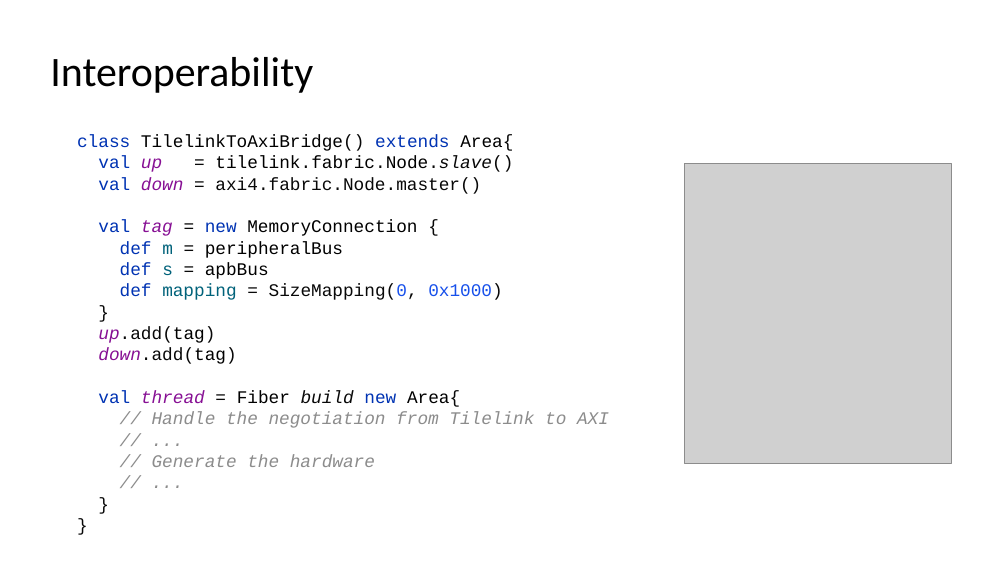
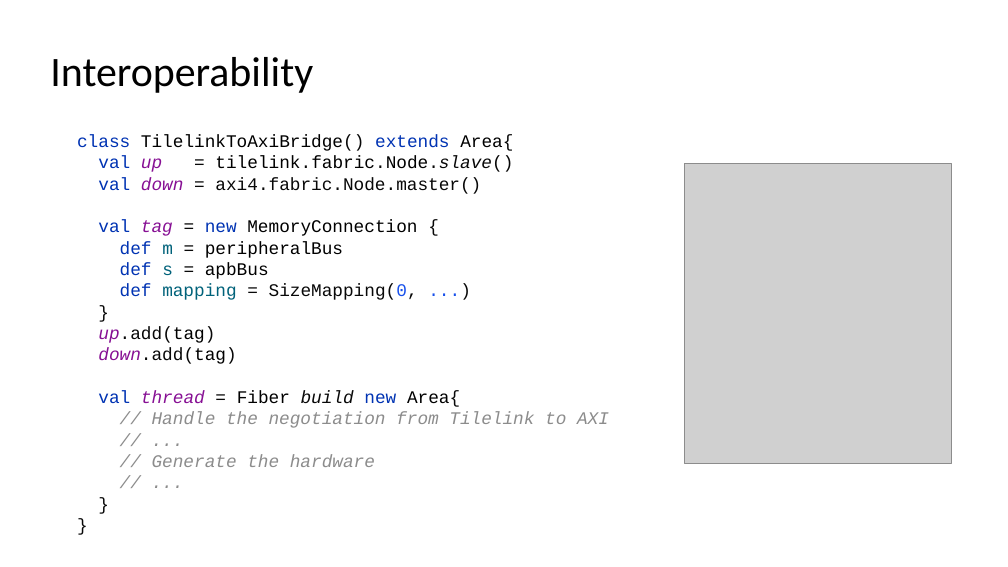
Before and after one commit to SpinalHDL/SpinalDoc, a slide deck: slide 17 of presentation/en/spinalhdl_210723/spinalhdl_210723.odp. Drawn at 1008x567 pixels with LibreOffice and Linux fonts; fonts in the diff are those of the drawing; grey boxes stand for pictures. Boxes give left, top, right and bottom in pixels: in the first picture for what was removed or moved away, otherwise in the second. Text is boxed around its words. In the diff, an @@ line names an element or a change of style, - is before the commit and + after.

```diff
--- a/presentation/en/spinalhdl_210723/spinalhdl_210723.odp
+++ b/presentation/en/spinalhdl_210723/spinalhdl_210723.odp
@@ text at (77,135,609,467): text changed @@
-class TilelinkToAxiBridge() extends Area{
-val up = tilelink.fabric.Node.slave()
-val down = axi4.fabric.Node.master()
-val tag = new MemoryConnection {
-def m = peripheralBus
-def s = apbBus
-def mapping = SizeMapping(0, 0x1000)
-}
-up.add(tag)
-down.add(tag)
-val thread = Fiber build new Area{
-// Handle the negotiation from Tilelink to AXI
-// ...
-// Generate the hardware
-// ...
-}
-}
+class TilelinkToAxiBridge() extends Area{
+val up = tilelink.fabric.Node.slave()
+val down = axi4.fabric.Node.master()
+val tag = new MemoryConnection {
+def m = peripheralBus
+def s = apbBus
+def mapping = SizeMapping(0, ...)
+}
+up.add(tag)
+down.add(tag)
+val thread = Fiber build new Area{
+// Handle the negotiation from Tilelink to AXI
+// ...
+// Generate the hardware
+// ...
+}
+}
```
Also in this commit, not shown: 8 other slides changed, 1 other file.
